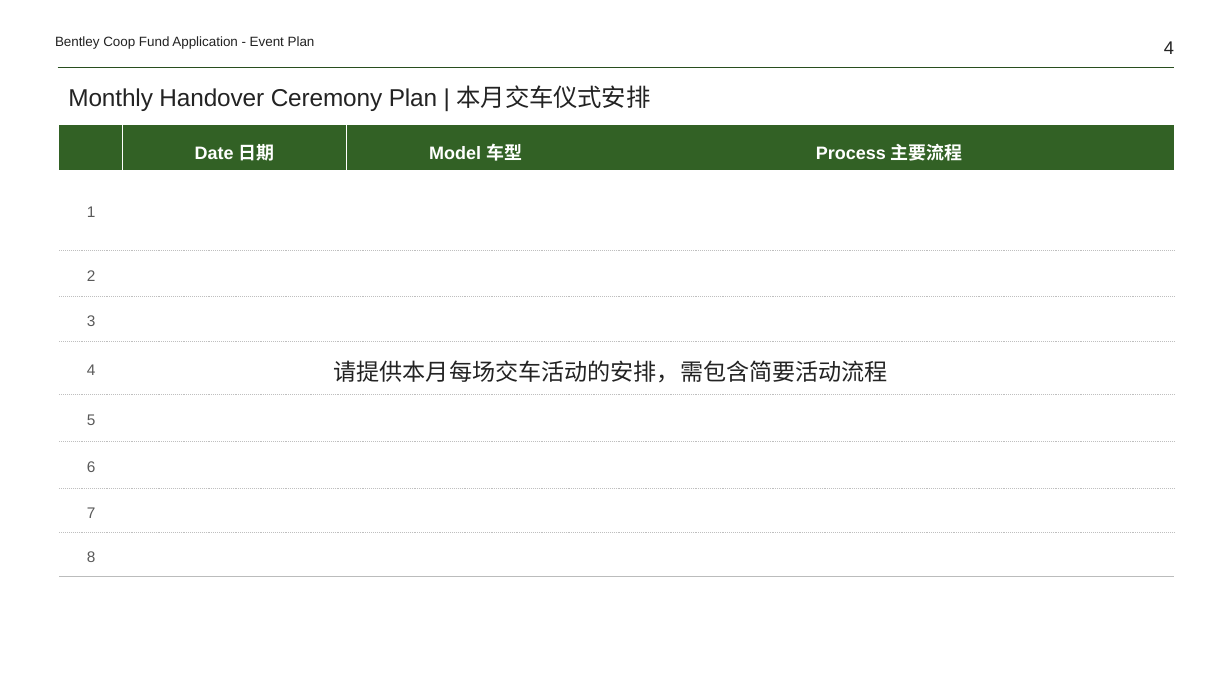
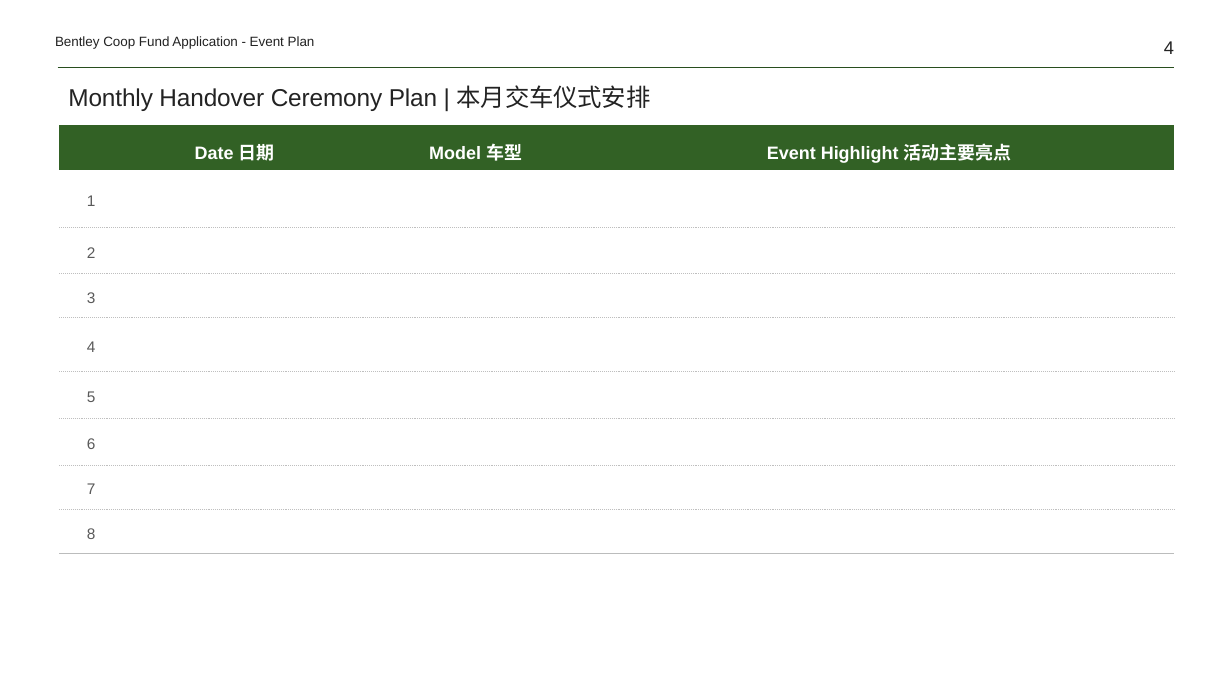
Before and after one commit to Yrtech-Tony/com.yrtech.Bentley.API.Upgrade, a slide deck: slide 4 of com.yrtech.bentleyAPI/com.yrtech.InventoryAPI/template/2022 Dealer Coop fund event plan template-handover ceremony.pptx. Drawn at 1232x693 pixels with LibreOffice and Linux fonts; fonts in the diff are those of the drawing. Boxes give left, top, right and bottom in pixels: in the first picture for what was removed or moved away, otherwise in the second. Text is boxed around its words. In the diff, an @@ line names an element or a change of style, - is before the commit and + after.

```diff
--- a/com.yrtech.bentleyAPI/com.yrtech.InventoryAPI/template/2022 Dealer Coop fund event plan template-handover ceremony.pptx
+++ b/com.yrtech.bentleyAPI/com.yrtech.InventoryAPI/template/2022 Dealer Coop fund event plan template-handover ceremony.pptx
@@ table at bbox=[59, 125, 1175, 558] @@
-row 1, column 4: Process 主要流程
+row 1, column 4: Event Highlight 活动主要亮点
@@ borders changed @@
@@ text removed at bbox=[334, 360, 888, 383] @@
-请提供本月每场交车活动的安排，需包含简要活动流程
```
Also in this commit, not shown: 5 other slides changed, 1 slide removed, 12 other files.
